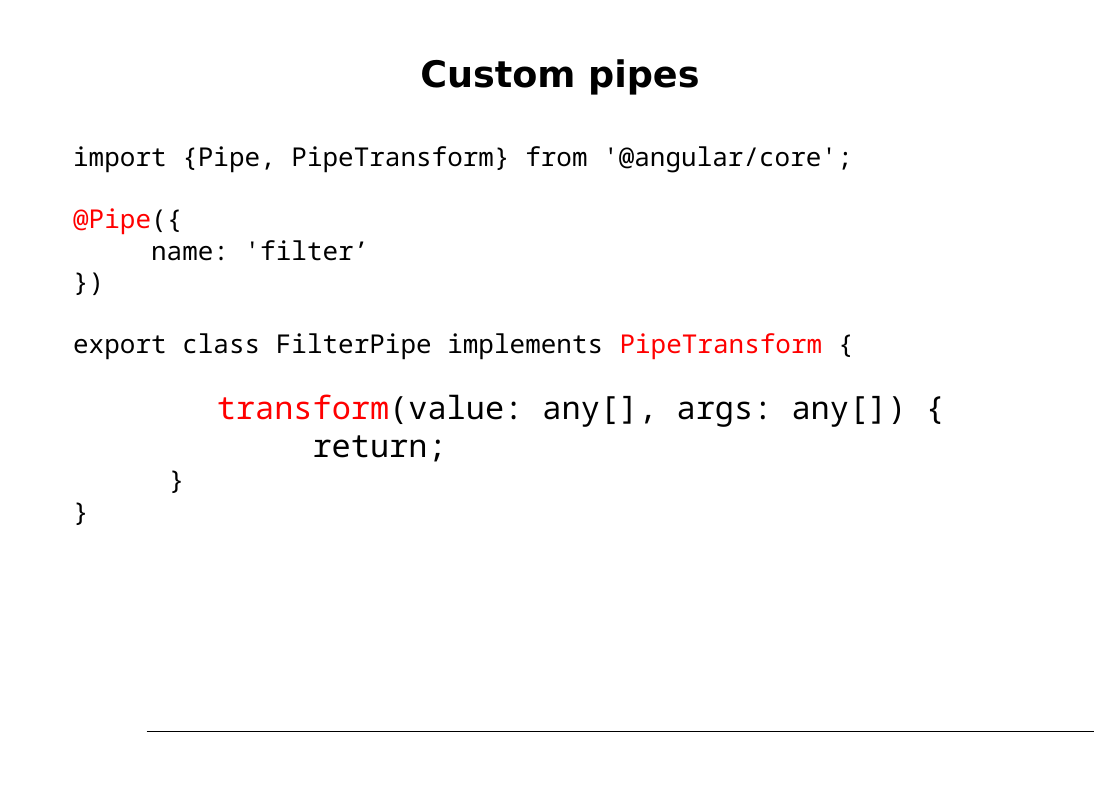
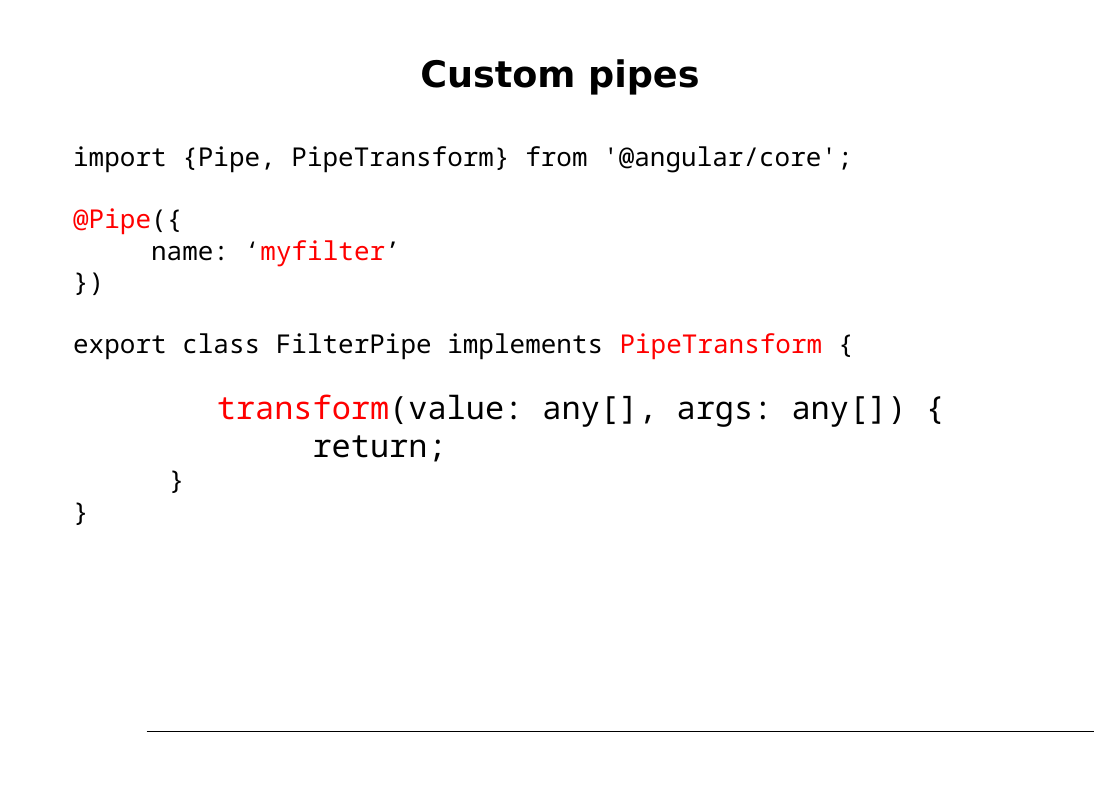
Before and after one commit to petereijgermans11/workshop-angular13, a slide deck: slide 31 of PPT/05- Angular Routing.pptx. Drawn at 1120x792 pixels with LibreOffice and Linux fonts; fonts in the diff are those of the drawing. Boxes give left, top, right and bottom in pixels: in the first picture for what was removed or moved away, otherwise in the second. Text is boxed around its words. In the diff, an @@ line names an element or a change of style, - is before the commit and + after.

```diff
--- a/PPT/05- Angular Routing.pptx
+++ b/PPT/05- Angular Routing.pptx
@@ text at bbox=[151, 240, 401, 266]: text changed; text colour #000000 to #FF0000 @@
-name: 'filter’
+name: ‘myfilter’
```
Also in this commit, not shown: 2 other slides changed.
